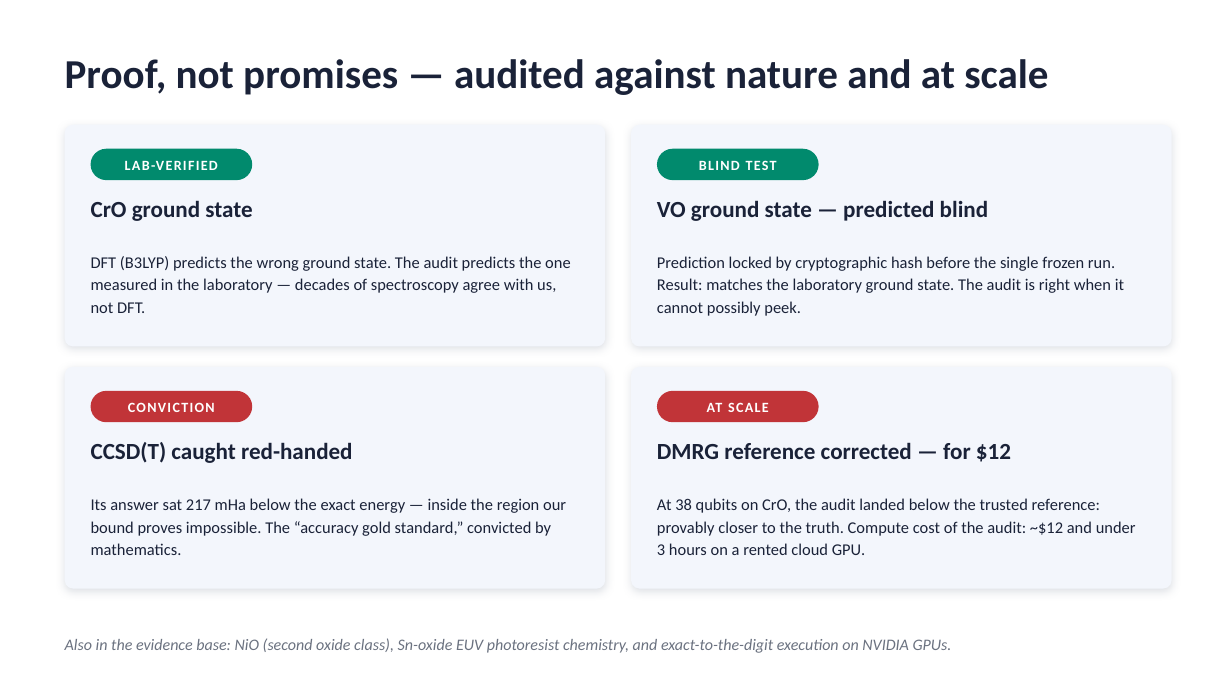
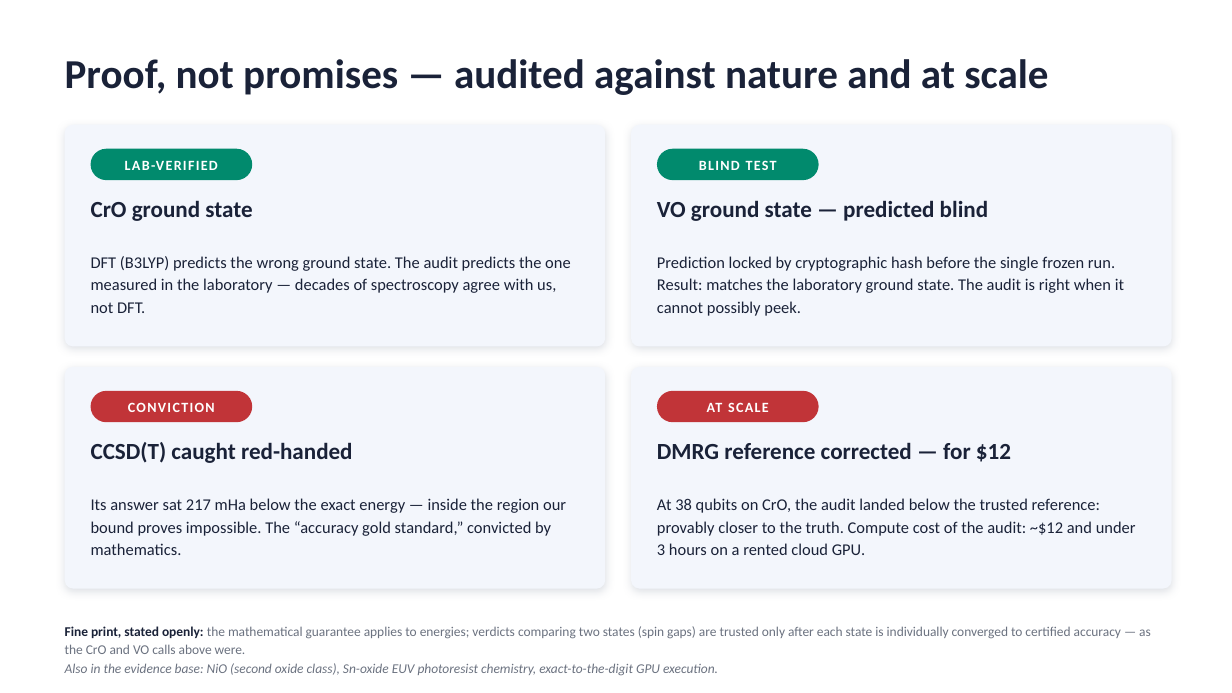
Before and after one commit to christianmetzl/potomac_advancedmaterials, a slide deck: slide 4 of docs/MATGENQ_Audit_CxO.pptx. Drawn at 1232x693 pixels with LibreOffice and Linux fonts; fonts in the diff are those of the drawing. Boxes give left, top, right and bottom in pixels: in the first picture for what was removed or moved away, otherwise in the second. Text is boxed around its words. In the diff, an @@ line names an element or a change of style, - is before the commit and + after.

```diff
--- a/docs/MATGENQ_Audit_CxO.pptx
+++ b/docs/MATGENQ_Audit_CxO.pptx
@@ text at [65,626,1151,675]: text changed; size 12.5 to 10.5 pt; italic off @@
-Also in the evidence base: NiO (second oxide class), Sn-oxide EUV photoresist chemistry, and exact-to-the-digit execution on NVIDIA GPUs.
+Fine print, stated openly: the mathematical guarantee applies to energies; verdicts comparing two states (spin gaps) are trusted only after each state is individually converged to certified accuracy — as the CrO and VO calls above were.
+Also in the evidence base: NiO (second oxide class), Sn-oxide EUV photoresist chemistry, exact-to-the-digit GPU execution.
```
Also in this commit, not shown: 1 other slide changed.
